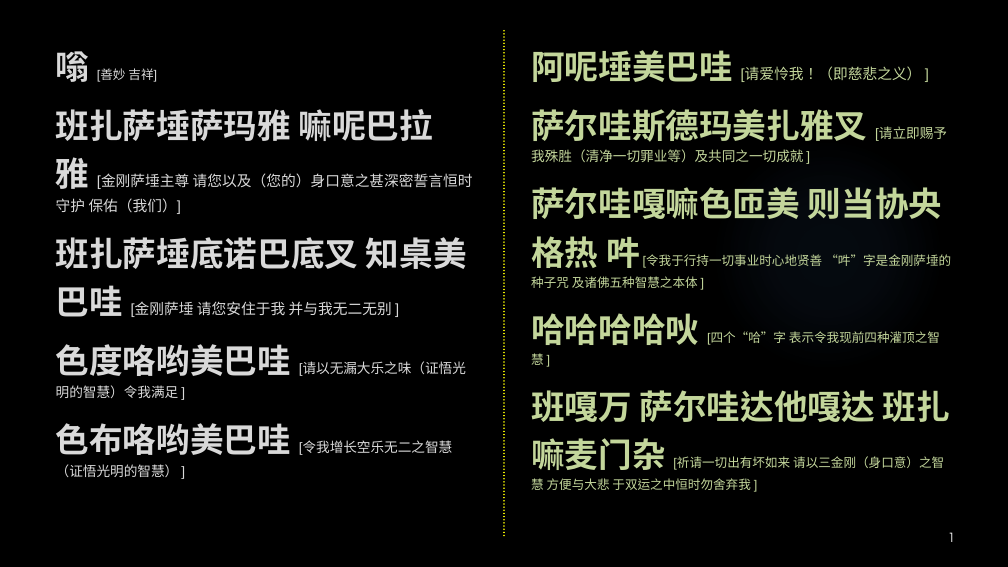
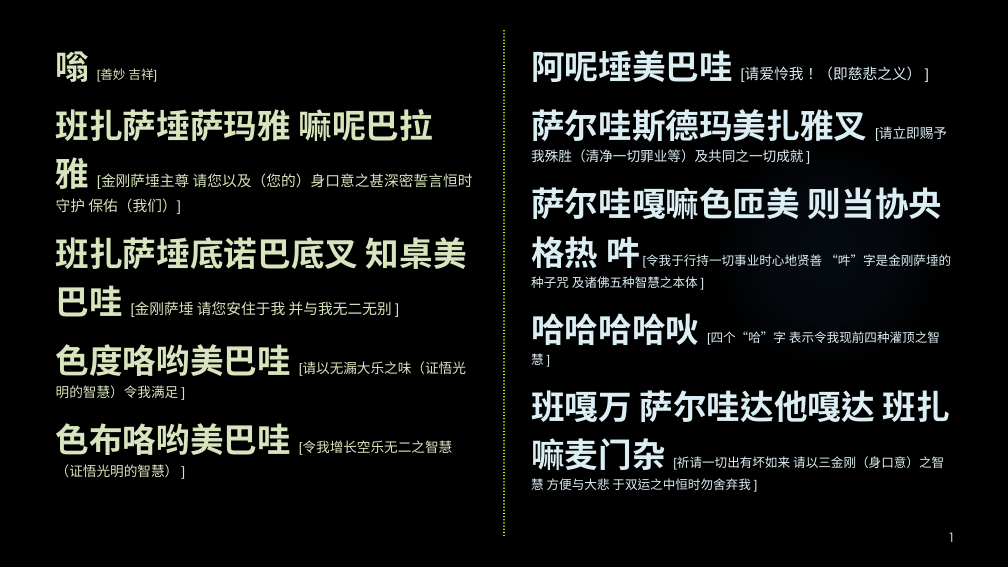
Before and after one commit to zuokun2013/hdv, a slide deck: slide 1 of other/回向2021.pptx. Drawn at 1008x567 pixels with LibreOffice and Linux fonts; fonts in the diff are those of the drawing; background and template pictures are left out. Boxes give left, top, right and bottom in pixels: in the first picture for what was removed or moved away, otherwise in the second. Text is boxed around its words. In the diff, an @@ line names an element or a change of style, - is before the commit and + after.

```diff
--- a/other/回向2021.pptx
+++ b/other/回向2021.pptx
@@ text "嗡 [善妙 吉祥]" at bbox=[56, 51, 473, 477]: text colour #D9D9D9 to #D7E4BD @@
@@ text "阿呢埵美巴哇 [请爱怜我！（即慈悲之义） ]" at bbox=[531, 50, 951, 490]: text colour #C3D69B to #DBEEF4 @@
```
Also in this commit, not shown: 6 other slides changed, 5 slides removed, 10 other files.
